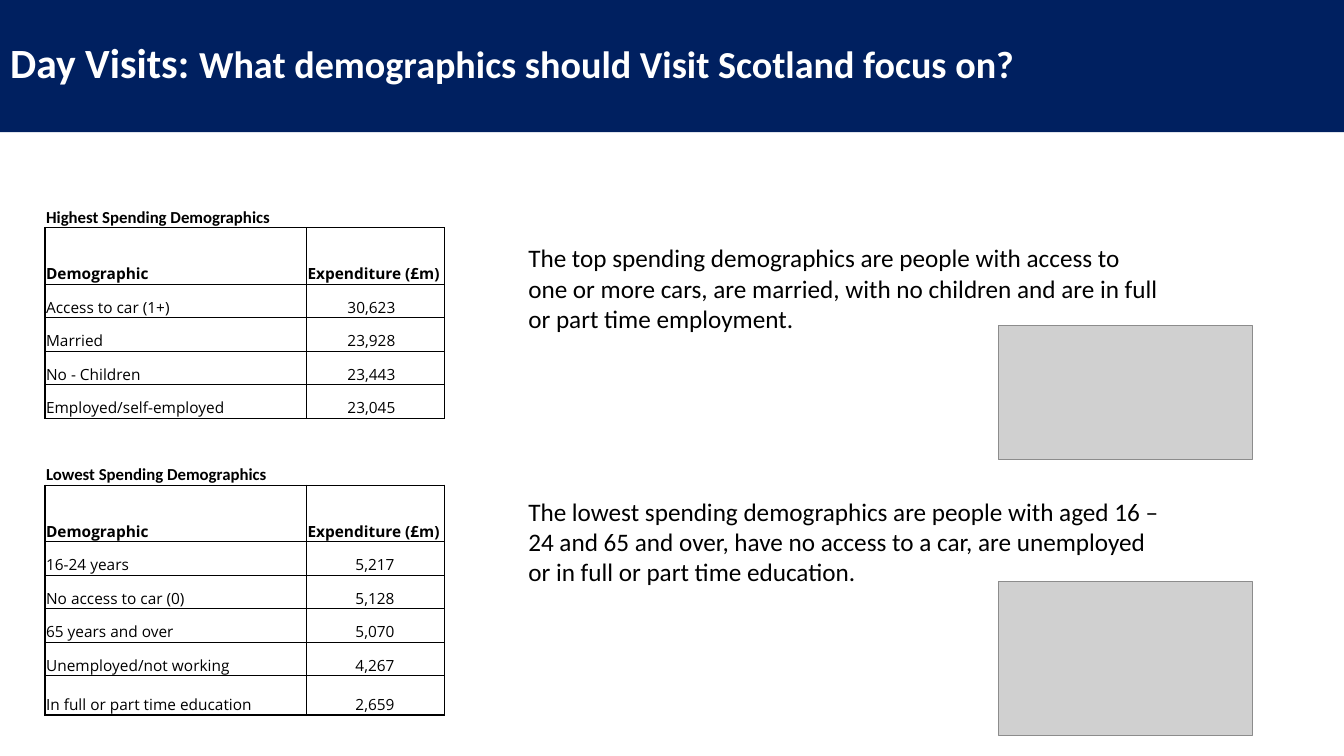
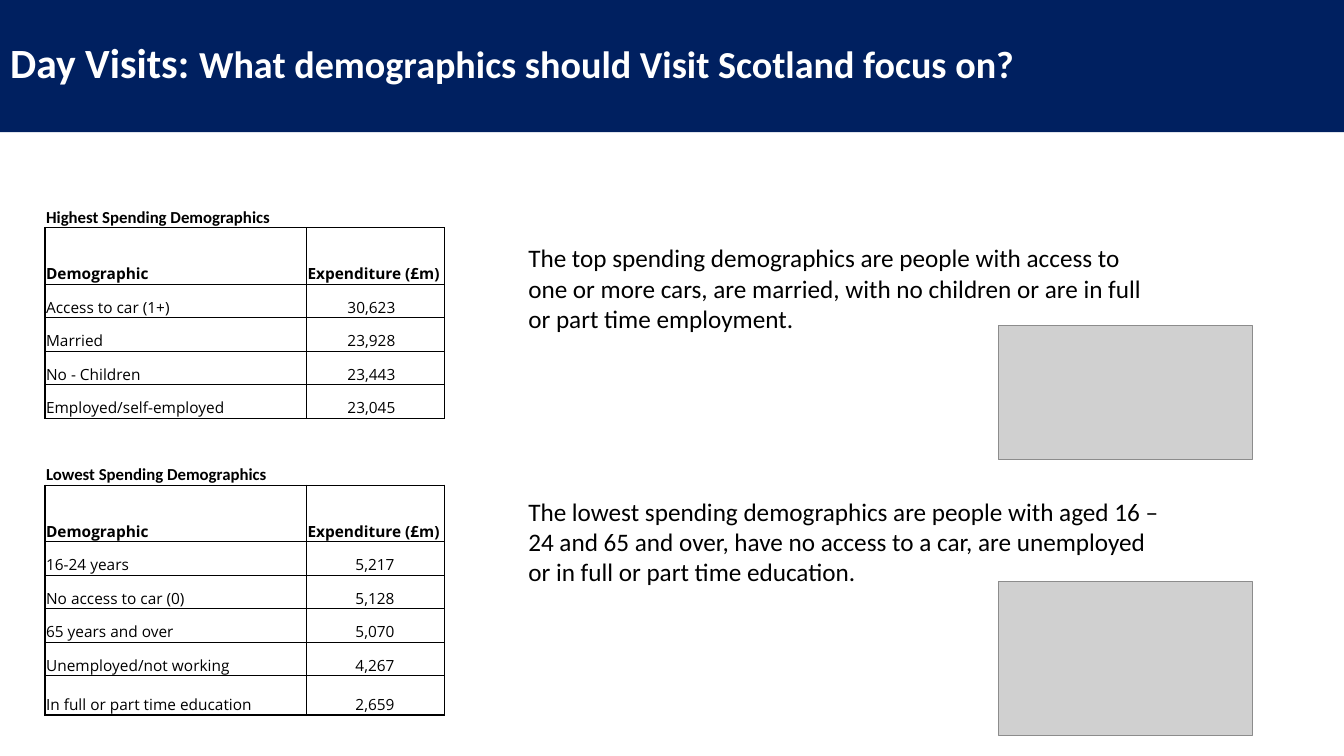
Before and after one commit to barrodea/visit_scotland, a slide deck: slide 5 of Visit Scotland Presentation.pptx. Drawn at 1344x756 pixels with LibreOffice and Linux fonts; fonts in the diff are those of the drawing; grey boxes stand for pictures. Boxes give left, top, right and bottom in pixels: in the first picture for what was removed or moved away, otherwise in the second. Text is boxed around its words. In the diff, an @@ line names an element or a change of style, - is before the commit and + after.

```diff
--- a/Visit Scotland Presentation.pptx
+++ b/Visit Scotland Presentation.pptx
@@ text at [528, 249, 1140, 332]: text changed @@
-The top spending demographics are people with access to one or more cars, are married, with no children and are in full or part time employment.
+The top spending demographics are people with access to one or more cars, are married, with no children or are in full or part time employment.
```
Also in this commit, not shown: 3 other slides changed.
